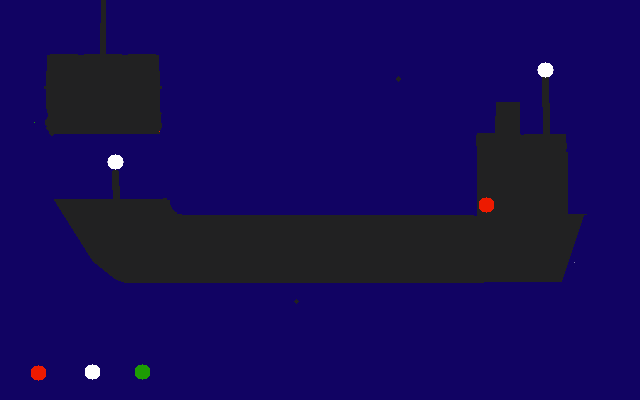
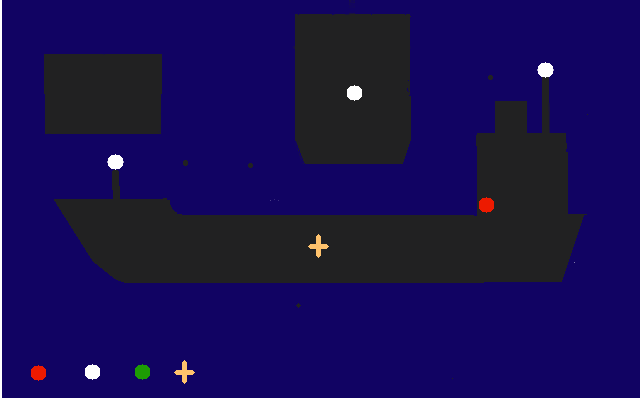
Revision of a layered 640px x 400px image; what changed, layer by layer:
added layer "stern" above "stern light" over [183, 0, 493, 201]
added layer "stern light" above "chimney" over [542, 103, 550, 133]
added layer "chimney" above "lights" over [495, 101, 527, 133]
painted on "lights" over [174, 360, 195, 384]
painted on "front" over [34, 0, 453, 379]
painted on "ship" over [308, 62, 588, 258]
painted on "Background" over [0, 0, 640, 400]
